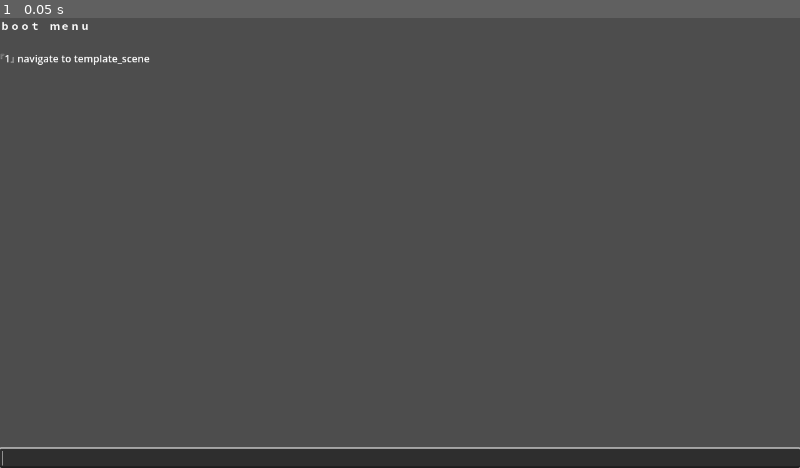
Above: before the commit, frame 1.
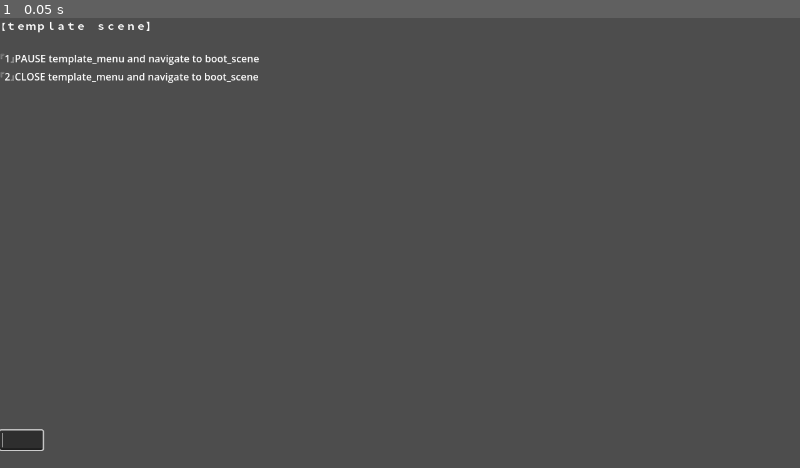
Above: after the commit, the same moment.

Repository: muraglim/proto-arch
Game: Godot game, scene res://core/main.tscn
Same seed, same stepped clock (60 frames per second), same inputs: the game is played once before the commit and once after it.
Inputs:
- Up to frame 1 (0.05 s): no input

The runs differ from the first frame. In frame 1, 5.6% of the frame differs, in the area x 0-100%, y 0-100%.

Commit message:
fix: Roster_Store collision fix
Roster_Store.gd: add_to_roster(name) collided with Node name -> add_to_roster(named), registry key remains "name"

feat: added roll_scene.gd, roll_scene.tscn - actor creation stub to be stored in Roster_Store

chore: main.gd: changed var boot_scene nav dest to roll_scene for testing
nav_store: added nav for roll_scene

Diff:
--- a/core/keeper/keeper.tscn
+++ b/core/keeper/keeper.tscn
@@ -1,14 +1,15 @@
 [gd_scene format=3 uid="uid://brteb0pj5ikk5"]
 
 [ext_resource type="Script" uid="uid://ckm2kh47rwqyd" path="res://core/keeper/keeper.gd" id="1_d8g3g"]
-[ext_resource type="Script" uid="uid://ju52bwpgk30p" path="res://core/keeper/char_roster_store.gd" id="2_6g04p"]
 [ext_resource type="Script" uid="uid://cvgukc1srusyb" path="res://core/keeper/nav_store.gd" id="3_6g04p"]
+[ext_resource type="Script" uid="uid://dug807o48h8hq" path="res://core/keeper/roster_store.gd" id="3_etpyo"]
 
 [node name="Keeper" type="Node" unique_id=1832446812]
 script = ExtResource("1_d8g3g")
 
-[node name="CharRoster_Store" type="Node" parent="." unique_id=1821852096]
-script = ExtResource("2_6g04p")
-
 [node name="Nav_Store" type="Node" parent="." unique_id=1748296768]
 script = ExtResource("3_6g04p")
+
+[node name="Roster_Store" type="Node" parent="." unique_id=1401507670]
+script = ExtResource("3_etpyo")
+metadata/_custom_type_script = "uid://c7f7ogvtjmd5i"
--- a/core/keeper/nav_store.gd
+++ b/core/keeper/nav_store.gd
@@ -4,5 +4,6 @@
 func _ready() -> void:
 	data = {
 		"boot_scene": "uid://b27eqwa55glmf",
+		"roll_scene": "uid://c431n7ciwstmp",
 		"template_scene": "uid://sew0lmp877f3",
 	}
--- a/core/keeper/roster_store.gd
+++ b/core/keeper/roster_store.gd
@@ -1,7 +1,7 @@
 extends Store
 
-func add_to_roster(name: String, id: int, gender: bool, origin: String, zodiac: float) -> void:
+func add_to_roster(named: String, id: int, gender: bool, origin: String, zodiac: float) -> void:
 	if has_key(id):
 		push_error("Roster_Store: id already exists - %s" % str(id))
 		return
-	data[id] = {"name": name, "identity": id, "gender": gender, "origin": origin, "zodiac": zodiac, "medals": []}
+	data[id] = {"name": named, "identity": id, "gender": gender, "origin": origin, "zodiac": zodiac, "medals": []}
--- a/core/main.gd
+++ b/core/main.gd
@@ -10,7 +10,7 @@
 }
 
 func _ready() -> void:
-	var boot_scene = Keeper.get_value("nav_store", "boot_scene")
+	var boot_scene = Keeper.get_value("nav_store", "roll_scene")
 	if not Guard.is_nav_valid(boot_scene, "main.gd:_ready"): return
 	go_to(boot_scene, Module.SwapAction.EXIT)
 	is_booted = true
--- /dev/null
+++ b/modules/roll_scene.gd
@@ -0,0 +1,46 @@
+extends Module
+
+@onready var display: VBoxContainer = $Display
+@onready var menu: RichTextLabel = $Display/Menu
+@onready var input: LineEdit = $Display/Input
+@onready var status_label_1: RichTextLabel = $Display/StatusBar/StatusLabel1
+@onready var status_label_2: RichTextLabel = $Display/StatusBar/StatusLabel2
+@onready var status_label_3: RichTextLabel = $Display/StatusBar/StatusLabel3
+
+func module_init() -> void:
+	menu.bbcode_enabled = true
+	update_menu()
+	input.text_submitted.connect(_on_input)
+	input.text_changed.connect(_on_text_changed)
+	input.grab_focus()
+
+func module_pause() -> void:
+	display.hide()
+
+func module_resume() -> void:
+	display.show()
+	input.grab_focus()
+
+func update_status() -> void:
+	pass
+
+# intentionally adjacent to update_menu() and _on_input
+var valid_inputs: Array = ["1", "2"]
+
+func update_menu() -> void:
+	menu.text = """【𝔯𝔬𝔩𝔩🎲𝔰𝔠𝔢𝔫𝔢】
+
+『1』PAUSE template_menu and navigate to boot_scene
+『2』CLOSE template_menu and navigate to boot_scene"""
+
+func _on_input(text: String) -> void:
+	input.clear()
+	match text:
+		"1":
+			nav_swap(get_nav("boot_scene"))
+		"2":
+			nav_exit(get_nav("boot_scene"))
+
+func _on_text_changed(new_text: String) -> void:
+	if new_text not in valid_inputs:
+		input.clear()
--- /dev/null
+++ b/modules/roll_scene.tscn
@@ -0,0 +1,52 @@
+[gd_scene format=3 uid="uid://c431n7ciwstmp"]
+
+[ext_resource type="Script" uid="uid://cbml2yy60gjpx" path="res://modules/template_scene.gd" id="1_rp1qj"]
+
+[node name="TemplateScene" type="Node" unique_id=477268411]
+script = ExtResource("1_rp1qj")
+metadata/_custom_type_script = "uid://bmojomnoei6cy"
+
+[node name="Display" type="VBoxContainer" parent="." unique_id=1720503624]
+anchors_preset = 15
+anchor_right = 1.0
+anchor_bottom = 1.0
+grow_horizontal = 2
+grow_vertical = 2
+
+[node name="Menu" type="RichTextLabel" parent="Display" unique_id=70730632]
+layout_mode = 2
+size_flags_vertical = 3
+size_flags_stretch_ratio = 20.0
+bbcode_enabled = true
+
+[node name="Input" type="LineEdit" parent="Display" unique_id=623603182]
+layout_mode = 2
+size_flags_horizontal = 0
+size_flags_vertical = 10
+size_flags_stretch_ratio = 20.0
+
+[node name="StatusBar" type="HBoxContainer" parent="Display" unique_id=766595429]
+layout_mode = 2
+size_flags_vertical = 10
+
+[node name="StatusLabel1" type="RichTextLabel" parent="Display/StatusBar" unique_id=189673145]
+custom_minimum_size = Vector2(25, 25)
+layout_mode = 2
+size_flags_horizontal = 3
+size_flags_vertical = 8
+bbcode_enabled = true
+
+[node name="StatusLabel2" type="RichTextLabel" parent="Display/StatusBar" unique_id=1700070849]
+custom_minimum_size = Vector2(24, 24)
+layout_mode = 2
+size_flags_horizontal = 3
+size_flags_vertical = 8
+localize_numeral_system = false
+bbcode_enabled = true
+
+[node name="StatusLabel3" type="RichTextLabel" parent="Display/StatusBar" unique_id=890302861]
+custom_minimum_size = Vector2(25, 25)
+layout_mode = 2
+size_flags_horizontal = 3
+size_flags_vertical = 8
+bbcode_enabled = true
Not shown, added: modules/roll_scene.gd.uid
